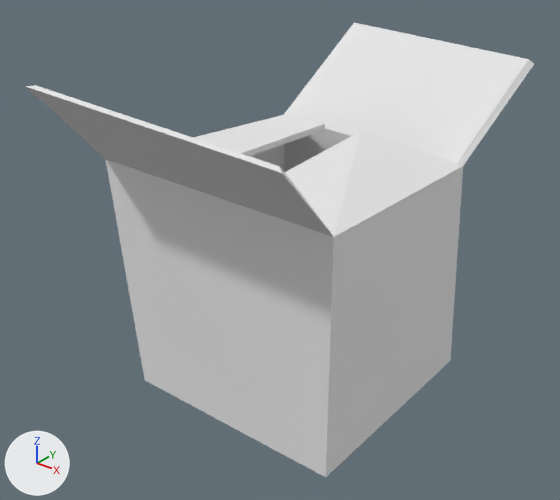
Two versions of the Blender file House builder/Assets/Models/Furniture/Box.blend, one commit apart.
Camera for both pictures: a camera (50 mm lens) standing at (3.56, -4.76, 3.1) and looking at (-0.15, -0.12, 0.23). The axes (+X, +Y, +Z) are drawn at lower left. The lights are the same throughout.
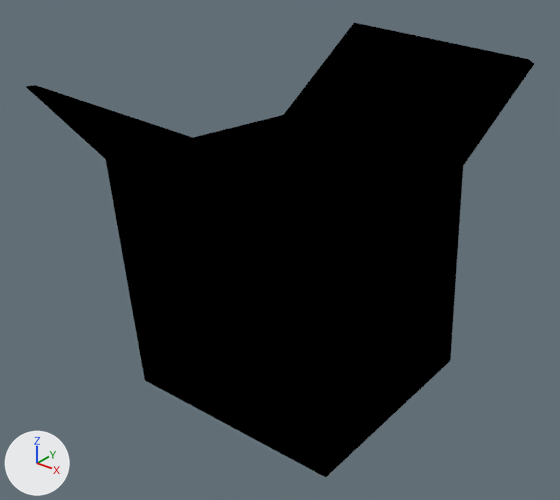
Pixel boxes (x1, y1, x2, y2) of what changed, in the pictures (560 x 500 px):
'Cube', surface changed (white to black): (25, 23, 534, 477) in both

Patch to the scene script:
```diff
--- a/House builder/Assets/Models/Furniture/Box.blend.py
+++ b/House builder/Assets/Models/Furniture/Box.blend.py
@@ img_box_texture @@
+img_box_texture = load_image('Box_texture', '../Textures/Box_texture.png', 1024, 1024, 'sRGB')
@@ mat_material @@
 mat_material = diffuse_material('Material')
-mat_material.base_color = (0.8, 0.8, 0.8)  # white #e7e7e7
+mat_material.texture = img_box_texture
```
